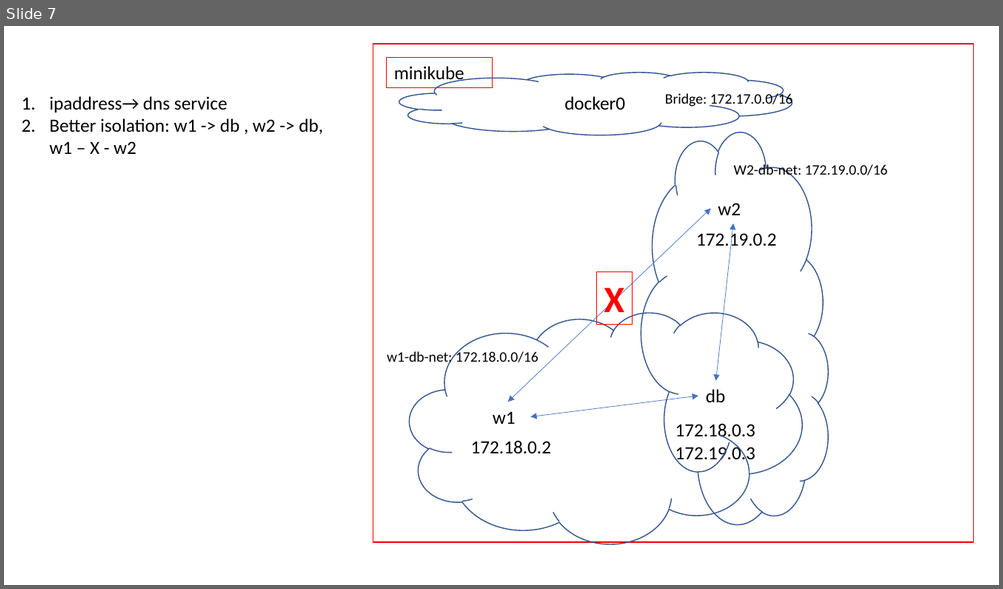
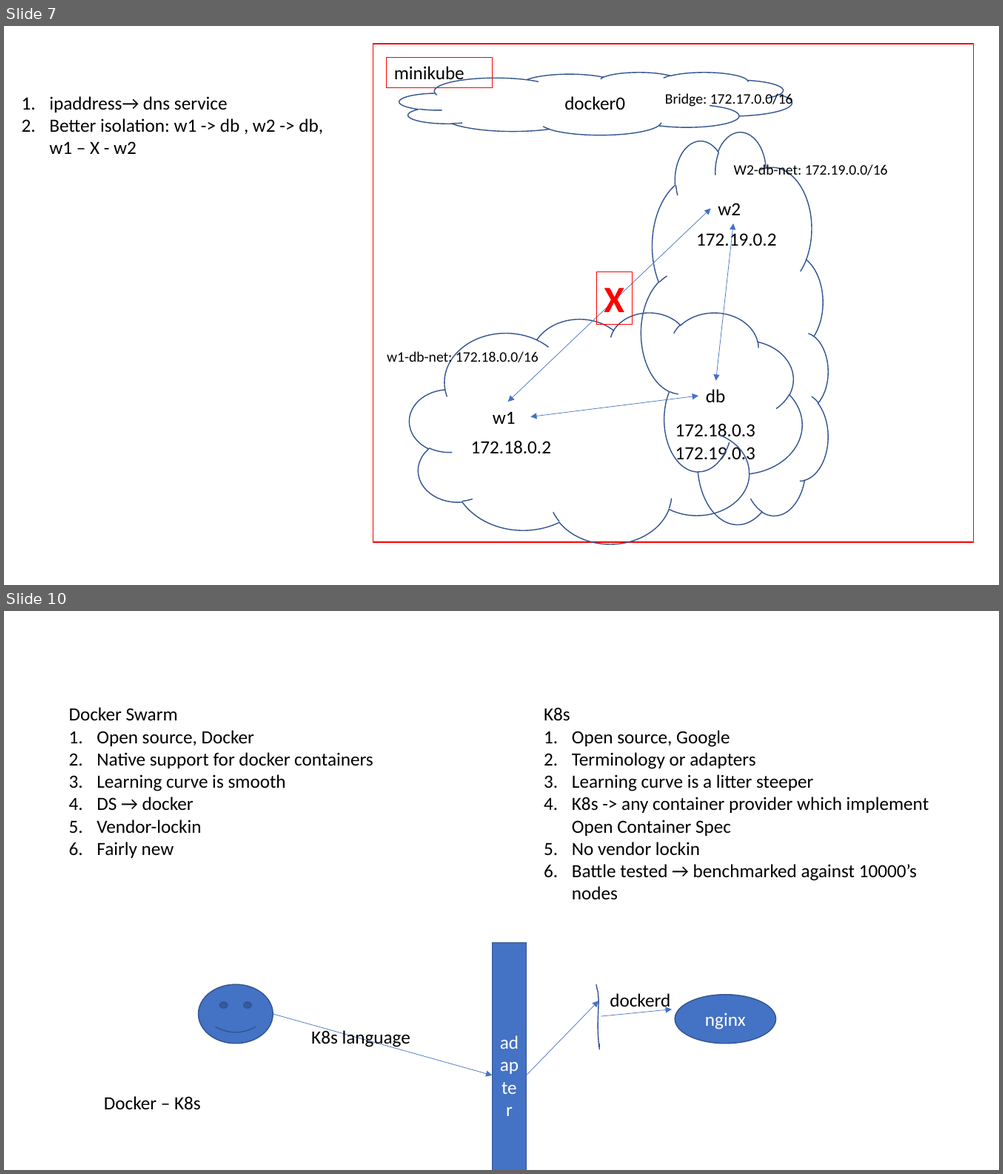
Before and after one commit to AdityaSP/ora-sep16-dock-kube, a slide deck: rough-diag.pptx. Shown one above the other, each under a label of ours: slide 7 before the commit, slides 7 and 10 after it; the slides between them are not shown. The pictures are 1003x589 and 1003x1174 pixels, drawn with LibreOffice and Linux fonts; fonts in the diff are those of the drawing. Boxes give left, top, right and bottom in pixels: in the first picture for what was removed or moved away, otherwise in the second. Text is boxed around its words. In the diff, an @@ line names an element or a change of style, - is before the commit and + after.

```diff
--- a/rough-diag.pptx
+++ b/rough-diag.pptx
@@ slide 10 added at (4,611,999,1170), background #FFFFFF @@
@@ text added at (69,707,373,858), 18 pt, text #000000 @@
+Docker Swarm
+1. Open source, Docker
+2. Native support for docker containers
+3. Learning curve is smooth
+4. DS → docker
+5. Vendor-lockin
+6. Fairly new
@@ text added at (543,707,928,900), 18 pt, text #000000 @@
+K8s
+1. Open source, Google
+2. Terminology or adapters
+3. Learning curve is a litter steeper
+4. K8s -> any container provider which implement Open Container Spec
+5. No vendor lockin
+6. Battle tested → benchmarked against 10000’s nodes
@@ rectangle added at (492,943,526,1170), fill #4472C4, outline #325491 1 pt, 18 pt, text #FFFFFF @@
+adapter
@@ smiley face added at (198,985,273,1044), fill #4472C4, outline #325491 1 pt @@
@@ freeform shape added at (597,985,600,1051), outline #325491 1 pt @@
@@ arrow added from (526, 1076) to (599, 1001), #4472C4 0.5 pt @@
@@ arrow added from (601, 1017) to (671, 1009), #4472C4 0.5 pt @@
@@ text added at (609,994,670,1011), 18 pt, text #000000 @@
+dockerd
@@ ellipse added at (674,995,776,1045), fill #4472C4, outline #325491 1 pt, 18 pt, text #FFFFFF @@
+nginx
@@ arrow added from (273, 1014) to (492, 1076), #4472C4 0.5 pt @@
@@ text added at (311,1029,410,1049), 18 pt, text #000000 @@
+K8s language
@@ text added at (104,1096,201,1111), 18 pt, text #000000 @@
+Docker – K8s
```
Also in this commit, not shown: 4 other slides added, 4 other files.
